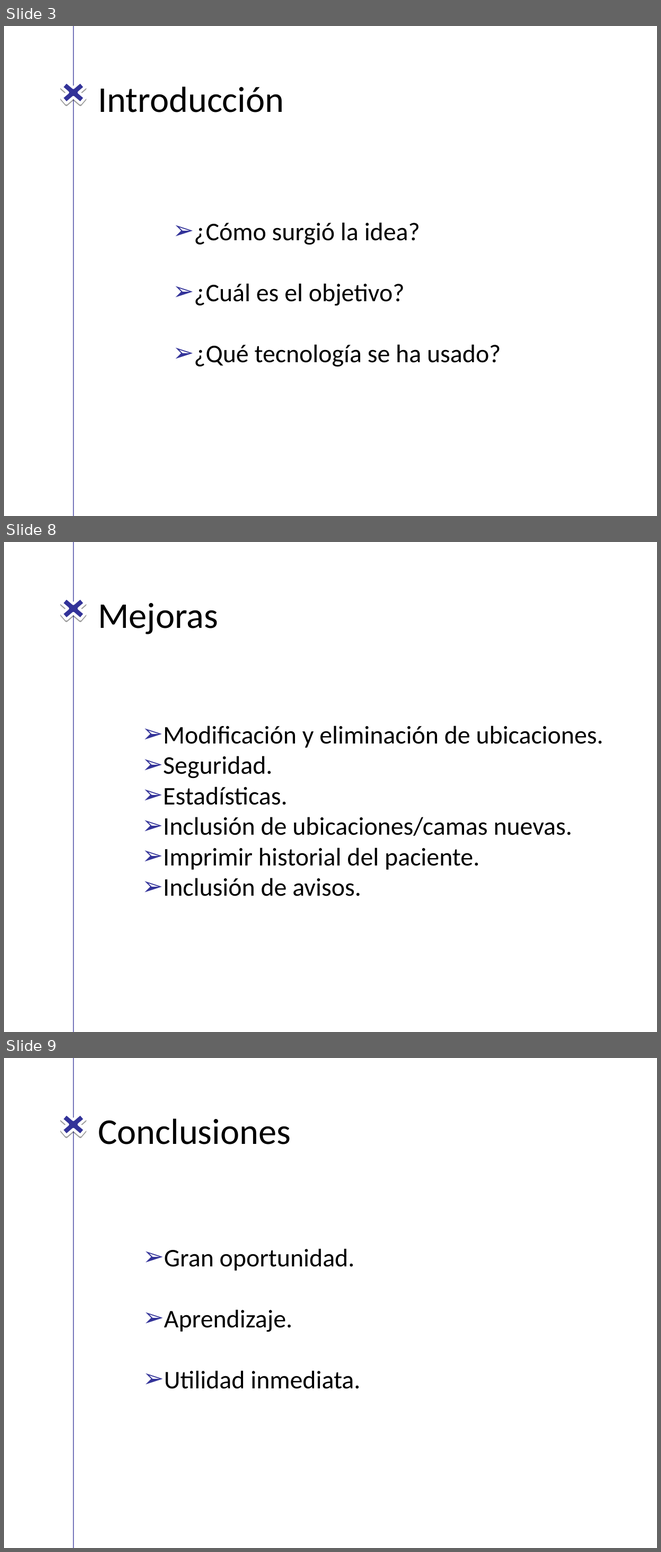
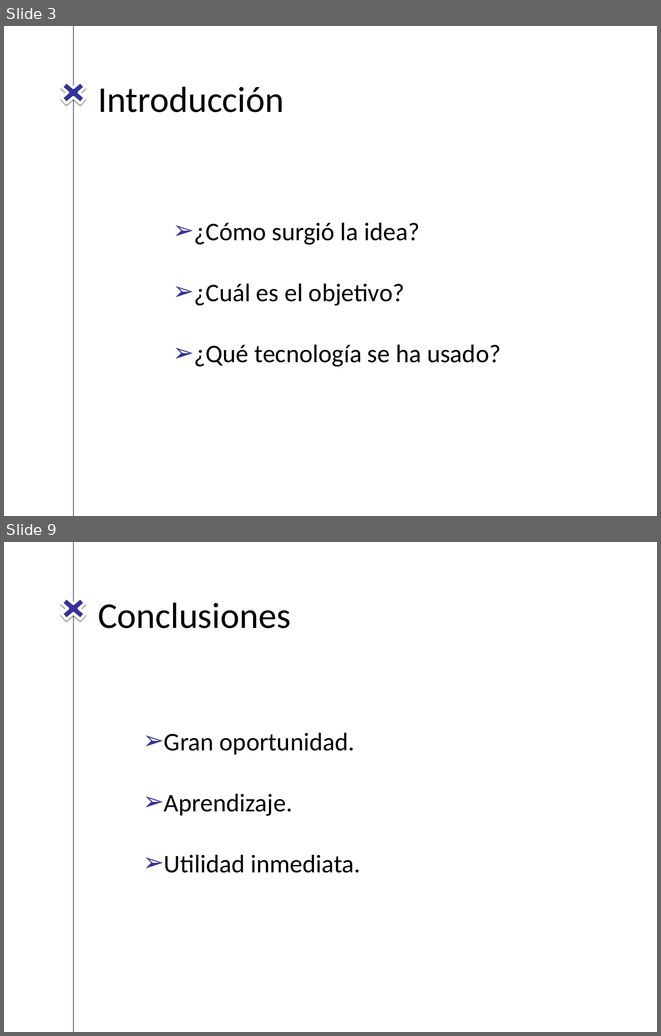
Before and after one commit to vdseoane/STOCKNFC-TFM, a slide deck: Presentacion/stockNFC.ppt. Shown one above the other, each under a label of ours: slides 3, 8 and 9 before the commit, slides 3 and 9 after it; the slides between them are not shown. The pictures are 661x1552 and 661x1036 pixels, drawn with LibreOffice and Linux fonts; fonts in the diff are those of the drawing; background and template pictures are left out. Boxes give left, top, right and bottom in pixels: in the first picture for what was removed or moved away, otherwise in the second. Text is boxed around its words. In the diff, an @@ line names an element or a change of style, - is before the commit and + after.

```diff
--- a/Presentacion/stockNFC.ppt
+++ b/Presentacion/stockNFC.ppt
@@ slide 8 removed at (4,542,657,1032), background picture (left out) @@
@@ line removed from (73, 542) to (73, 1032) @@
@@ freeform shape removed at (55,593,91,624) @@
@@ title removed at (98,603,218,634) @@
-Mejoras
@@ text removed at (163,725,603,896) @@
-➢ Modificación y eliminación de ubicaciones.
-➢ Seguridad.
-➢ Estadísticas.
-➢ Inclusión de ubicaciones/camas nuevas.
-➢ Imprimir historial del paciente.
-➢ Inclusión de avisos.
```
Also in this commit, not shown: 5 slides changed, 1 slide added.
